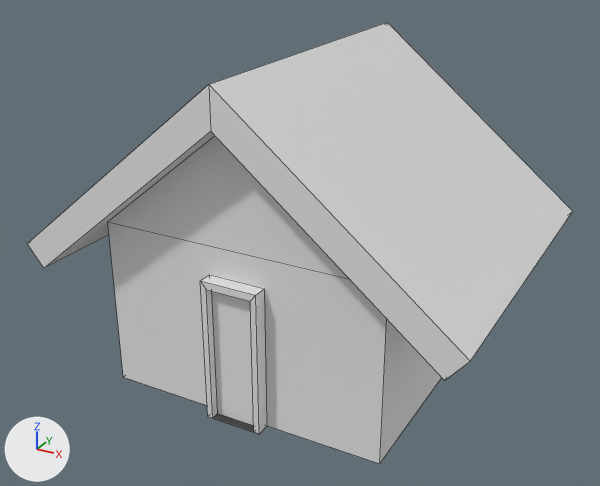
The Blender file assets/FeatureModels/small_house.blend, before and after one commit.
Camera for both pictures: a camera (50 mm lens) standing at (0.256, -0.484, 0.327) and looking at (-0.004, -0.013, 0.092). Every picture has the same lights, and +X, +Y and +Z are marked at lower left. Mesh edges are drawn as thin lines.

Objects in the first picture: 'House'.
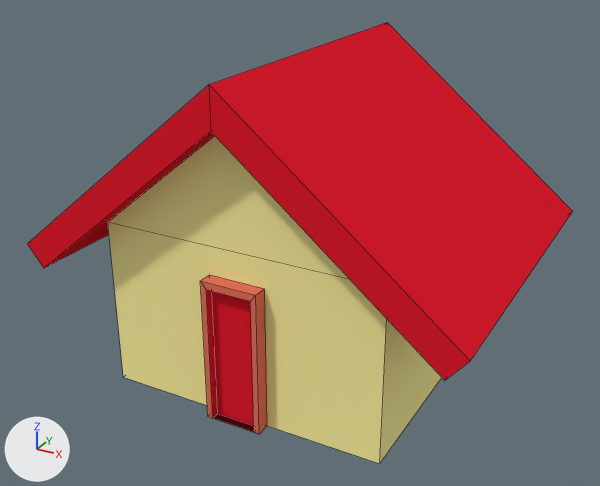
Boxes (x1, y1, x2, y2) around the edits, measured in the pictures (600 x 486 px):
part 1 of me_cube_001, recoloured (grey to red)
    both: (28, 85, 470, 432)
part 2 of me_cube_001, recoloured (grey to red)
    both: (45, 132, 215, 268)
part 3 of me_cube_001, recoloured (grey to red)
    both: (209, 22, 573, 361)
part 4 of me_cube_001, recoloured (grey to yellow)
    both: (380, 319, 442, 463)
part 5 of me_cube_001, recoloured (grey to yellow)
    both: (108, 136, 387, 464)
part 6 of me_cube_001, recoloured (grey to red)
    both: (200, 281, 267, 434)
part 7 of me_cube_001, recoloured (white to red)
    both: (201, 275, 264, 301)

Diff of the bpy script that builds the scene:
```diff
--- a/assets/FeatureModels/small_house.blend.py
+++ b/assets/FeatureModels/small_house.blend.py
@@ mat_roof @@
+mat_roof = diffuse_material('Roof')
+mat_roof.base_color = (0.8, 0.013, 0.0292)  # red #e71e30
@@ mat_wood @@
+mat_wood = diffuse_material('Wood')
+mat_wood.base_color = (0.8, 0.17, 0.111)  # red #e7735e
@@ mat_brick @@
+mat_brick = diffuse_material('Brick')
+mat_brick.base_color = (1.0, 0.905, 0.357)  # yellow #fff4a1
@@ me_cube_001 @@
 me_cube_001.from_pydata(...)  # 38 vertices, 33 faces; spans x -0.156..0.155, y -0.12..0.12, z -0.1..0.126
 # used by ob_house; location = (0.0, 0.0, 0.1)
+# me_cube_001 part 1: 10 of the faces centred in x -0.075..0.074, y -0.12..-0.1, z -0.1..0.053 switch from no material to mat_roof (red #e71e30)
+# me_cube_001 part 2: 5 of the faces centred in x -0.149..0.0, y 0.0, z -0.008..0.113 switch from no material to mat_roof (red #e71e30)
+# me_cube_001 part 3: 3 of the faces centred in x 0.071..0.149, y 0.0, z -0.008..0.063 switch from no material to mat_roof (red #e71e30)
+# me_cube_001 part 4: 5 of the faces centred in x -0.1..0.1, y 0.0..0.1, z -0.1..0.047 switch from no material to mat_brick (yellow #fff4a1)
+# me_cube_001 part 5: 2 of the faces centred in x 0.0, y -0.1, z -0.04..0.047 switch from no material to mat_brick (yellow #fff4a1)
+# me_cube_001 part 6: all 3 faces centred in x -0.018..0.02, y -0.11..-0.105, z -0.051..-0.05 switch from no material to mat_wood (red #e7735e)
+# me_cube_001 part 7: all 2 faces centred in x 0.0, y -0.11..-0.105, z -0.002..0.0 switch from no material to mat_wood (red #e7735e)
```
